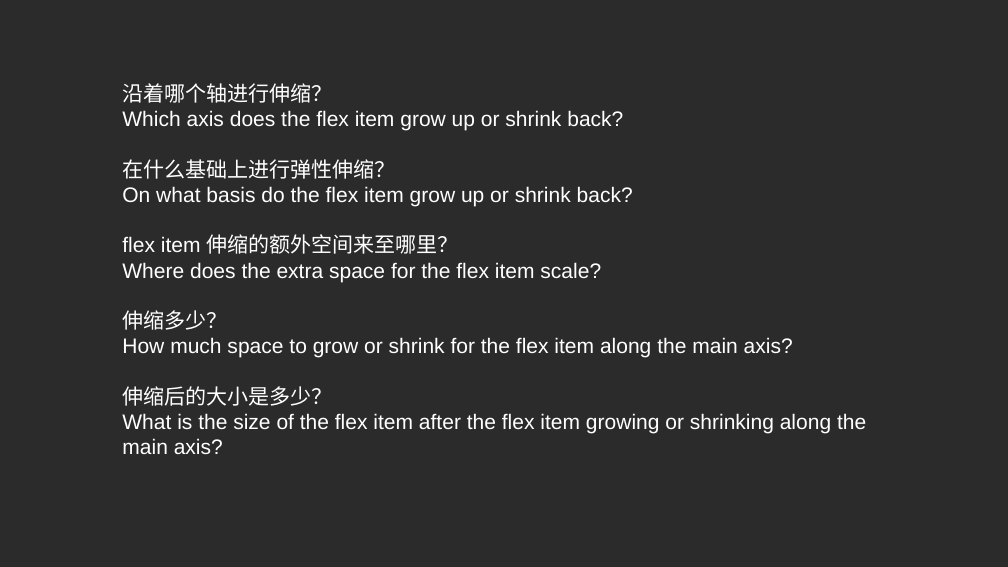
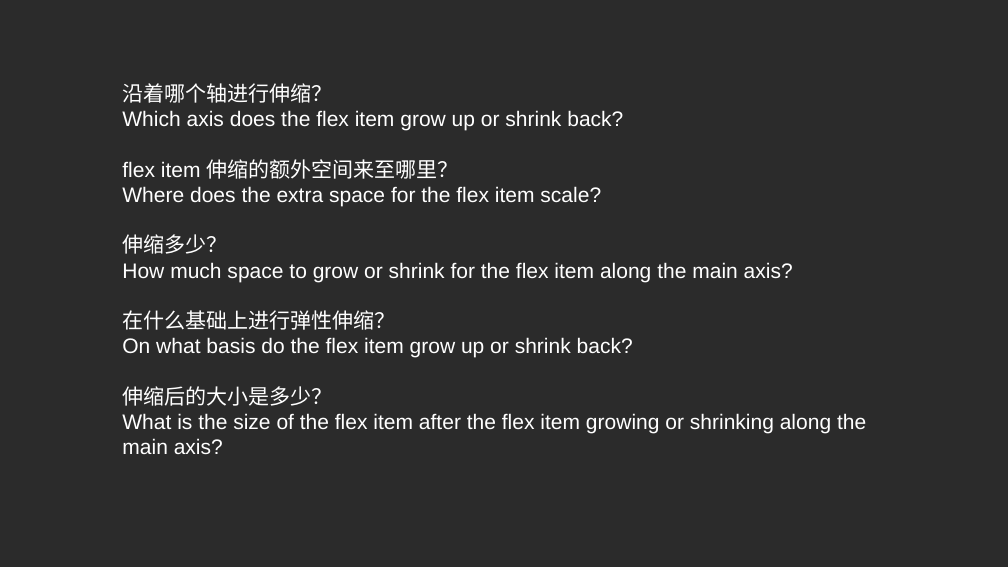
Before and after one commit to ldjdd/traing-library, a slide deck: slide 2 of css/css-flex.pptx (slide 3 before the commit). Drawn at 1008x567 pixels with LibreOffice and Linux fonts; fonts in the diff are those of the drawing; background and template pictures are left out; a plain dark background stands for a picture behind light text. Boxes give left, top, right and bottom in pixels: in the first picture for what was removed or moved away, otherwise in the second. Text is boxed around its words. In the diff, an @@ line names an element or a change of style, - is before the commit and + after.

```diff
--- a/css/css-flex.pptx
+++ b/css/css-flex.pptx
@@ title at <box>122,83,866,454</box>: text changed @@
-沿着哪个轴进行伸缩？
-Which axis does the flex item grow up or shrink back?
-在什么基础上进行弹性伸缩？
-On what basis do the flex item grow up or shrink back?
-flex item 伸缩的额外空间来至哪里？
-Where does the extra space for the flex item scale?
-伸缩多少？
-How much space to grow or shrink for the flex item along the main axis?
-伸缩后的大小是多少？
-What is the size of the flex item after the flex item growing or shrinking along the main axis?
+沿着哪个轴进行伸缩？
+Which axis does the flex item grow up or shrink back?
+flex item 伸缩的额外空间来至哪里？
+Where does the extra space for the flex item scale?
+伸缩多少？
+How much space to grow or shrink for the flex item along the main axis?
+在什么基础上进行弹性伸缩？
+On what basis do the flex item grow up or shrink back?
+伸缩后的大小是多少？
+What is the size of the flex item after the flex item growing or shrinking along the main axis?
```
Also in this commit, not shown: 4 slides removed, 19 other files.
